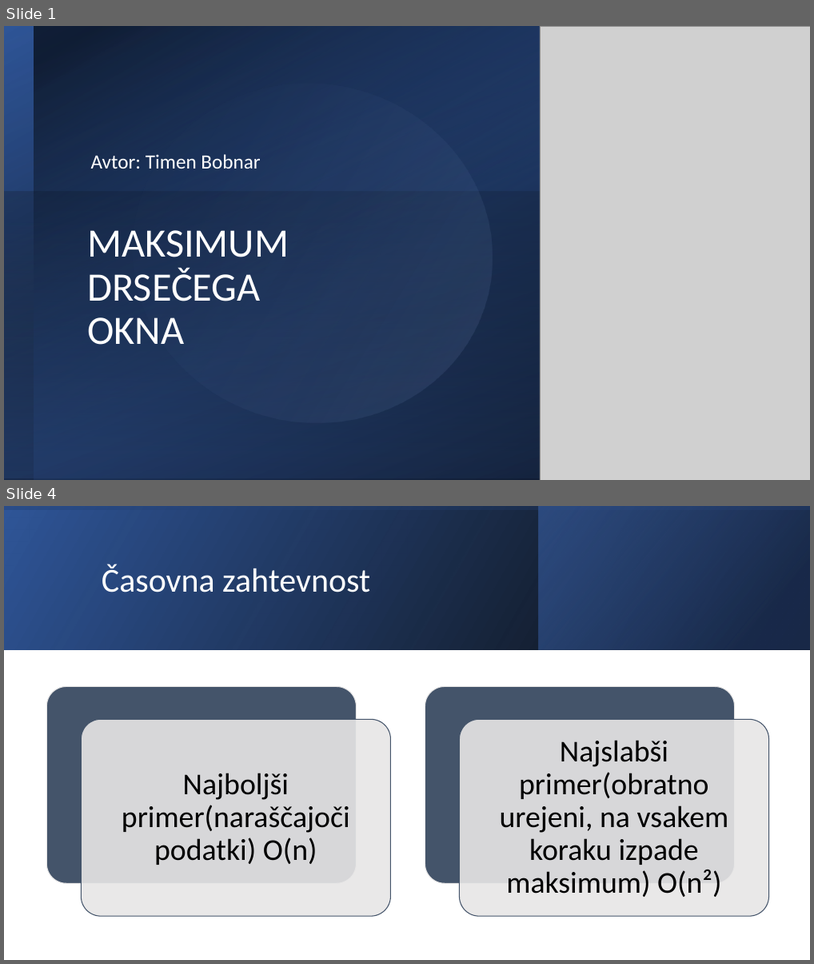
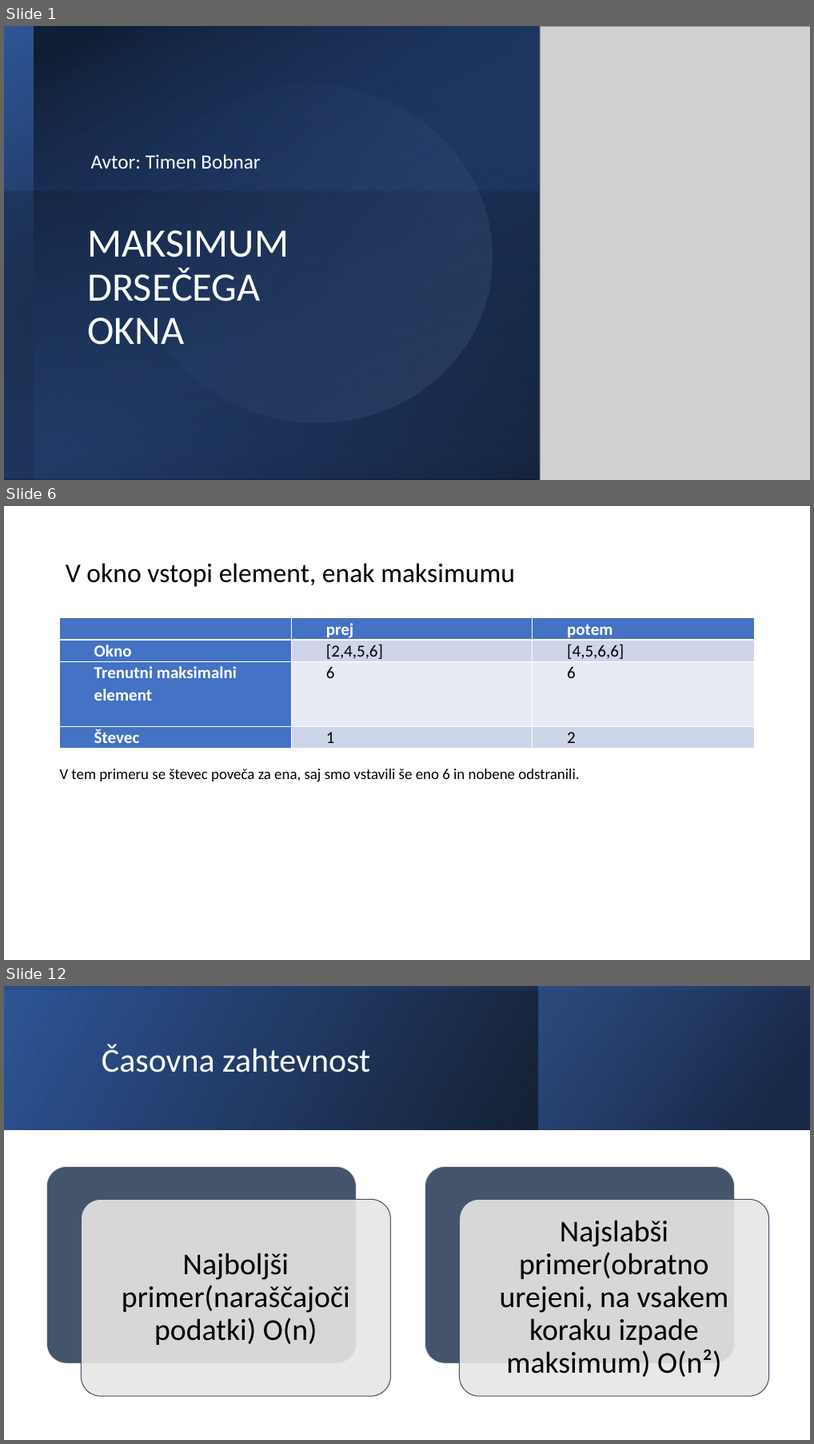
Before and after one commit to timenbob/racunalnistvo1, a slide deck: kratko vpr/MAKSIMUM DRSEČEGA.pptx. Shown one above the other, each under a label of ours: slides 1 and 4 before the commit, slides 1, 6 and 12 after it; the slides between them are not shown. The pictures are 814x964 and 814x1444 pixels, drawn with LibreOffice and Linux fonts; fonts in the diff are those of the drawing; grey boxes stand for pictures. Boxes give left, top, right and bottom in pixels: in the first picture for what was removed or moved away, otherwise in the second. Text is boxed around its words. In the diff, an @@ line names an element or a change of style, - is before the commit and + after.

```diff
--- a/kratko vpr/MAKSIMUM DRSEČEGA.pptx
+++ b/kratko vpr/MAKSIMUM DRSEČEGA.pptx
@@ slide 6 added at (4,506,810,960), background #FFFFFF @@
@@ title added at (66,563,515,587), 32 pt, text #000000 @@
+V okno vstopi element, enak maksimumu
@@ table added at (60,618,756,752), 4 rows, 3 columns @@
+ | prej | potem
+Okno | [2,4,5,6] | [4,5,6,6]
+Trenutni maksimalni element | 6 | 6
+Števec | 1 | 2
@@ text added at (60,768,579,782), 18 pt, text #000000 @@
+V tem primeru se števec poveča za ena, saj smo vstavili še eno 6 in nobene odstranili.
@@ what was slide 4 is now slide 12 @@
```
Also in this commit, not shown: 1 slide changed, 9 other slides added, 2 slides removed, 19 other files.
